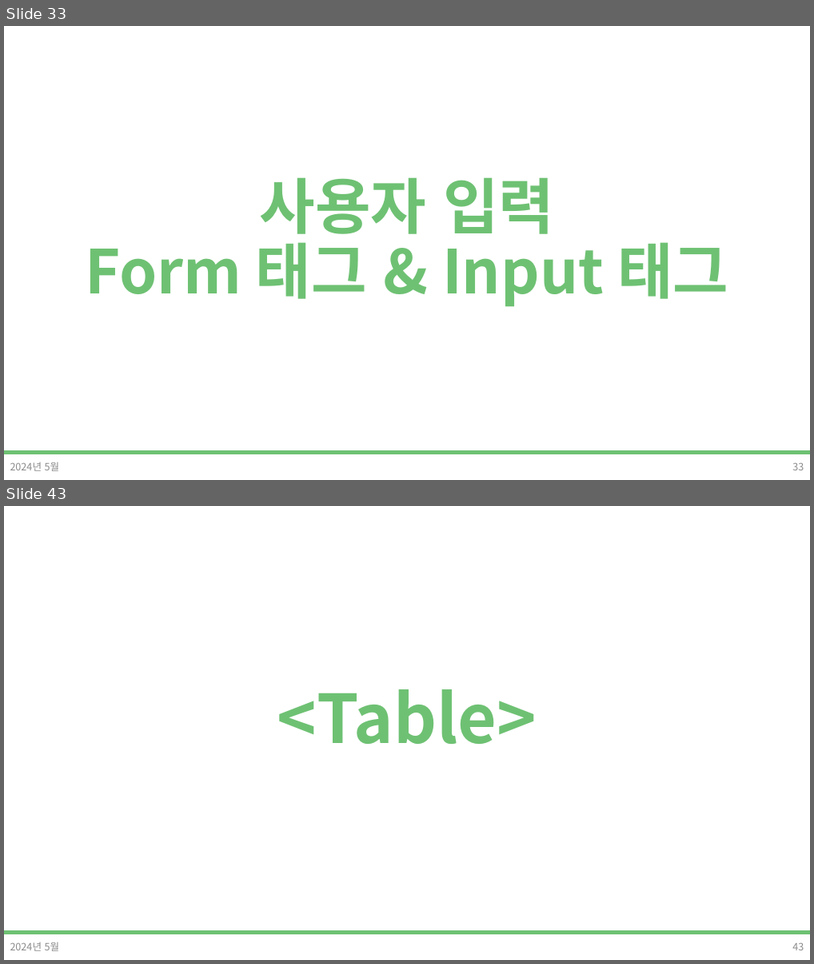
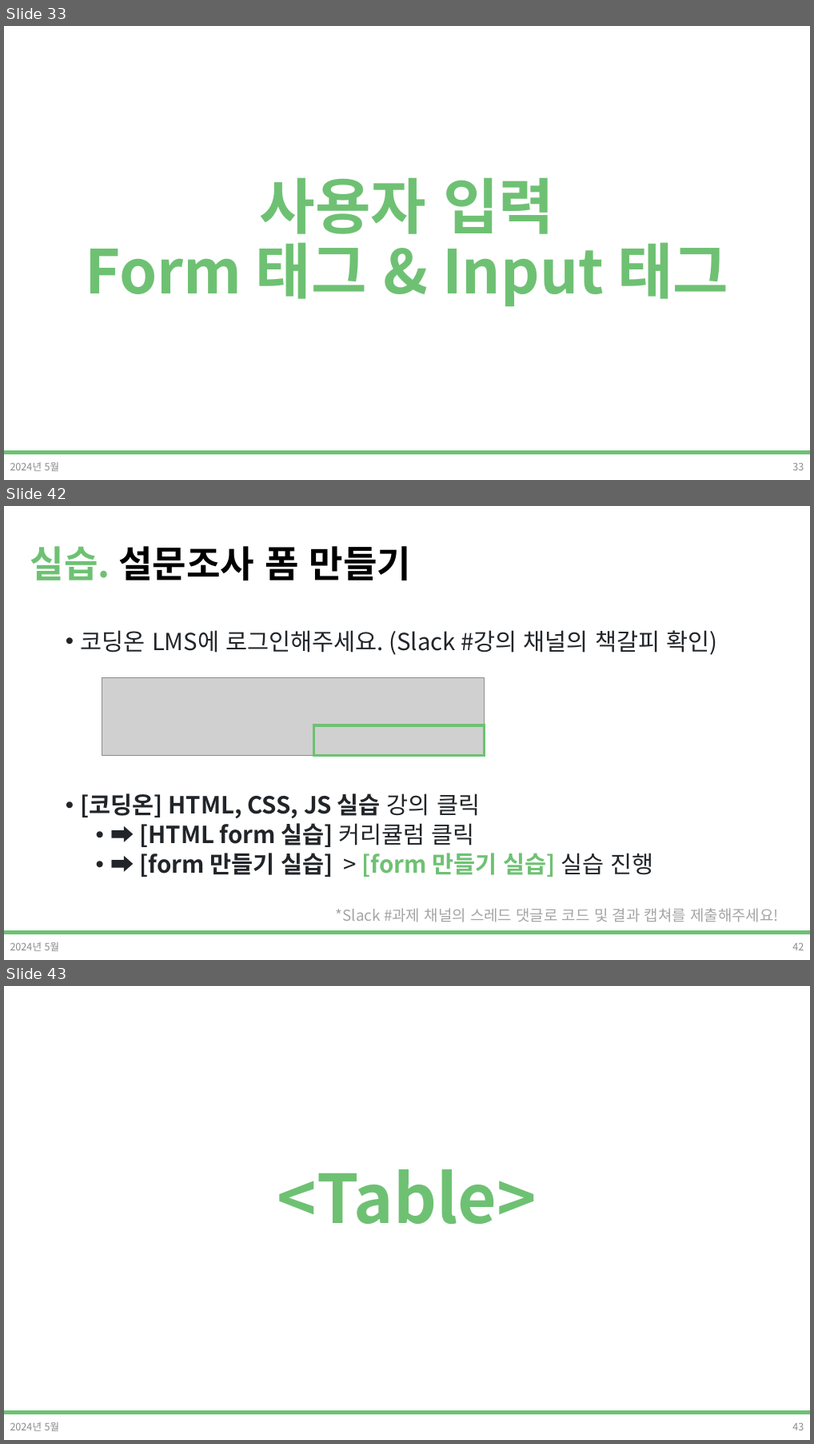
Before and after one commit to DevDamon0527/SeSAC_Yeongdeungpo_Campus_6th, a slide deck: material/[SeSAC_YDP_6] 02_HTML.pptx. Shown one above the other, each under a label of ours: slides 33 and 43 before the commit, slides 33, 42 and 43 after it; the slides between them are not shown. The pictures are 814x964 and 814x1444 pixels, drawn with LibreOffice and Linux fonts; fonts in the diff are those of the drawing; grey boxes stand for pictures; background and template pictures are left out. Boxes give left, top, right and bottom in pixels: in the first picture for what was removed or moved away, otherwise in the second. Text is boxed around its words. In the diff, an @@ line names an element or a change of style, - is before the commit and + after.

Commit message:
HTML ppt 수정 (실습)

```diff
--- a/material/[SeSAC_YDP_6] 02_HTML.pptx
+++ b/material/[SeSAC_YDP_6] 02_HTML.pptx
@@ slide 42 added at (4, 506, 810, 960), background #FFFFFF; not listed: 1 template element that a slide beside it also shows @@
@@ title added at (30, 546, 411, 580), 44 pt, text #000000, bold @@
+실습. 설문조사 폼 만들기
@@ text added at (81, 630, 718, 876), 28 pt, text #212529, bold @@
+• 코딩온 LMS에 로그인해주세요. (Slack #강의 채널의 책갈피 확인)
+• [코딩온] HTML, CSS, JS 실습 강의 클릭
+  • ➡ [HTML form 실습] 커리큘럼 클릭
+  • ➡ [form 만들기 실습] > [form 만들기 실습] 실습 진행
@@ picture added at (102, 677, 485, 756) @@
@@ rectangle added at (314, 725, 484, 756), outline #6EC173 3 pt @@
@@ text added at (336, 908, 778, 922), 18 pt, text #A5A5A5 @@
+*Slack #과제 채널의 스레드 댓글로 코드 및 결과 캡쳐를 제출해주세요!
@@ text added at (10, 942, 60, 951), 12 pt, text #8C8C8C @@
+2024년 5월
@@ page number added at (793, 943, 804, 950), 12 pt, text #8C8C8C @@
+42
```
Also in this commit, not shown: 38 slides changed, 3 other slides added, 3 slides removed.
